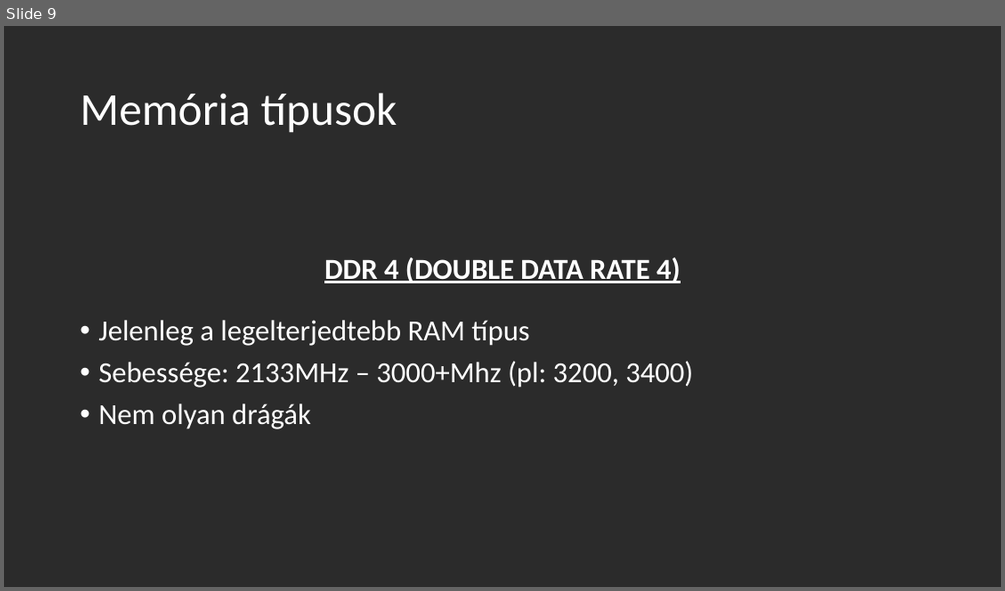
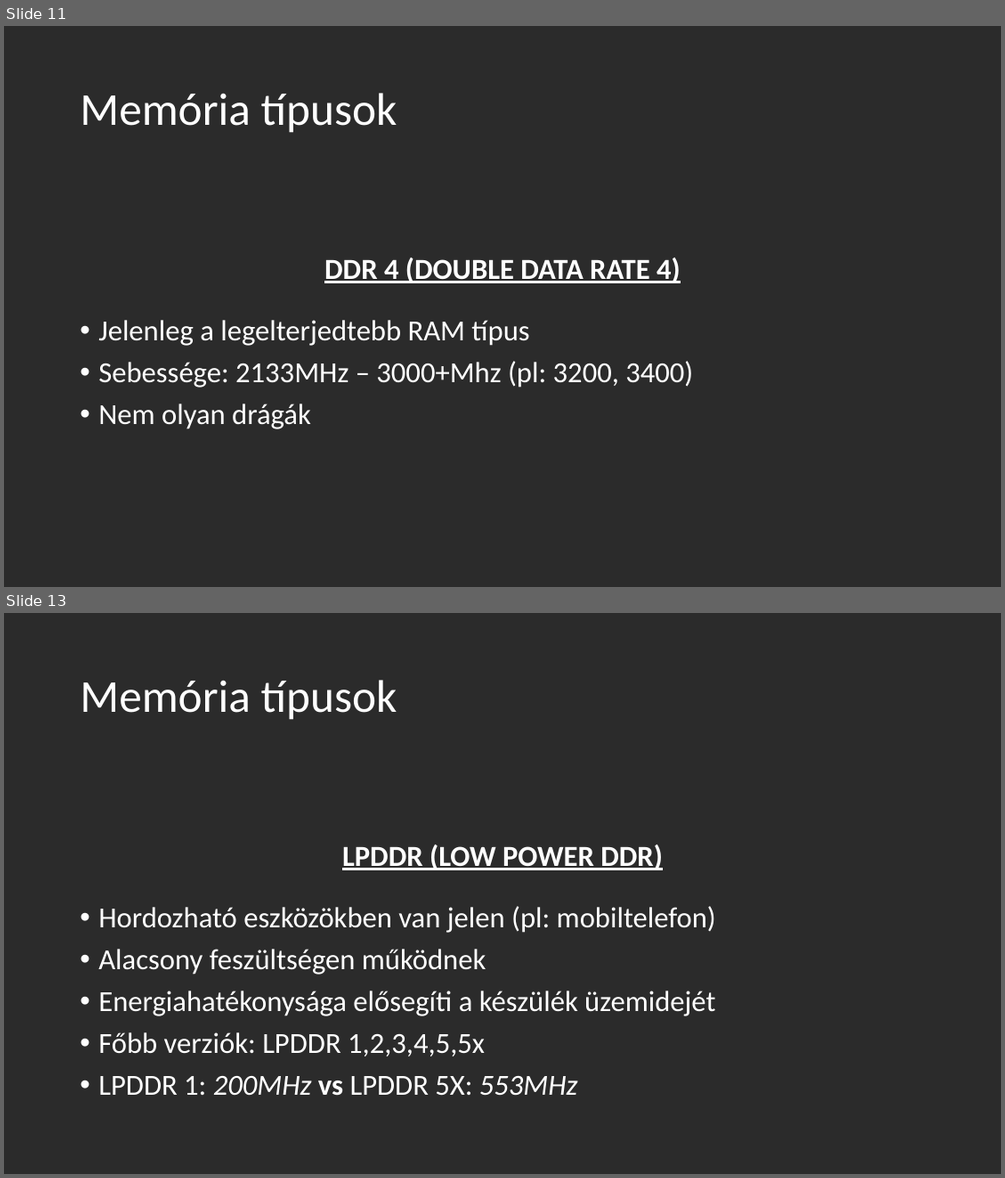
Before and after one commit to OsziMisi/Jozsika, a slide deck: processzor + memoria.pptx. Shown one above the other, each under a label of ours: slide 9 before the commit, slides 11 and 13 after it; the slides between them are not shown. The pictures are 1005x591 and 1005x1178 pixels, drawn with LibreOffice and Linux fonts; fonts in the diff are those of the drawing; background and template pictures are left out; a plain dark background stands for a picture behind light text. Boxes give left, top, right and bottom in pixels: in the first picture for what was removed or moved away, otherwise in the second. Text is boxed around its words. In the diff, an @@ line names an element or a change of style, - is before the commit and + after.

```diff
--- a/processzor + memoria.pptx
+++ b/processzor + memoria.pptx
@@ slide 13 added at <box>4,613,1001,1174</box>, background picture (left out) @@
@@ title added at <box>80,680,397,720</box>, 44 pt, text #FFFFFF @@
+Memória típusok
@@ text added at <box>342,844,663,870</box>, 28 pt, text #FFFFFF, bold, underline @@
+LPDDR (LOW POWER DDR)
@@ text added at <box>98,906,716,1095</box>, 28 pt, text #FFFFFF @@
+• Hordozható eszközökben van jelen (pl: mobiltelefon)
+• Alacsony feszültségen működnek
+• Energiahatékonysága elősegíti a készülék üzemidejét
+• Főbb verziók: LPDDR 1,2,3,4,5,5x
+• LPDDR 1: 200MHz vs LPDDR 5X: 553MHz
@@ what was slide 9 is now slide 11 @@
```
Also in this commit, not shown: 7 other slides added.
